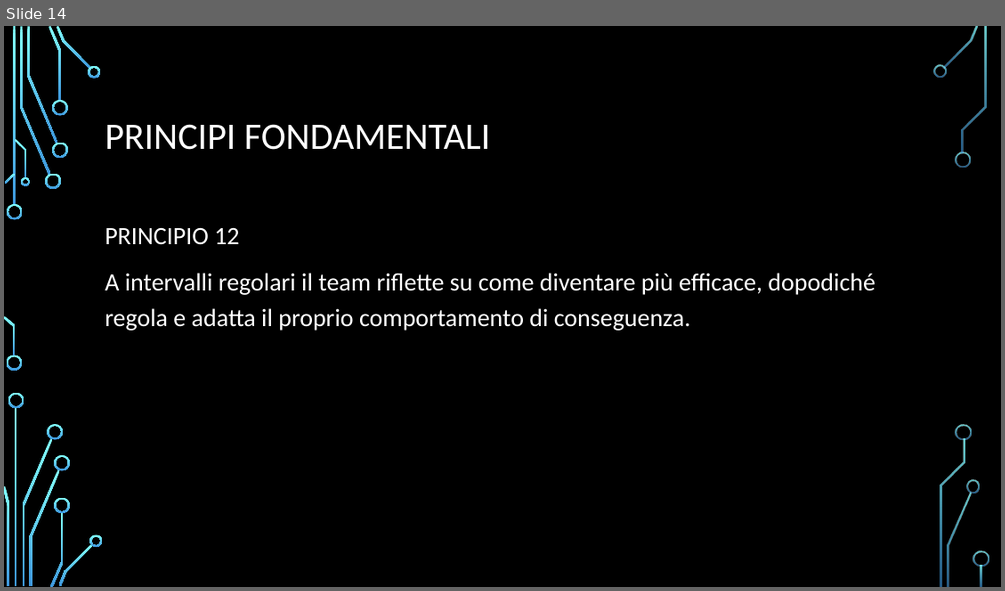
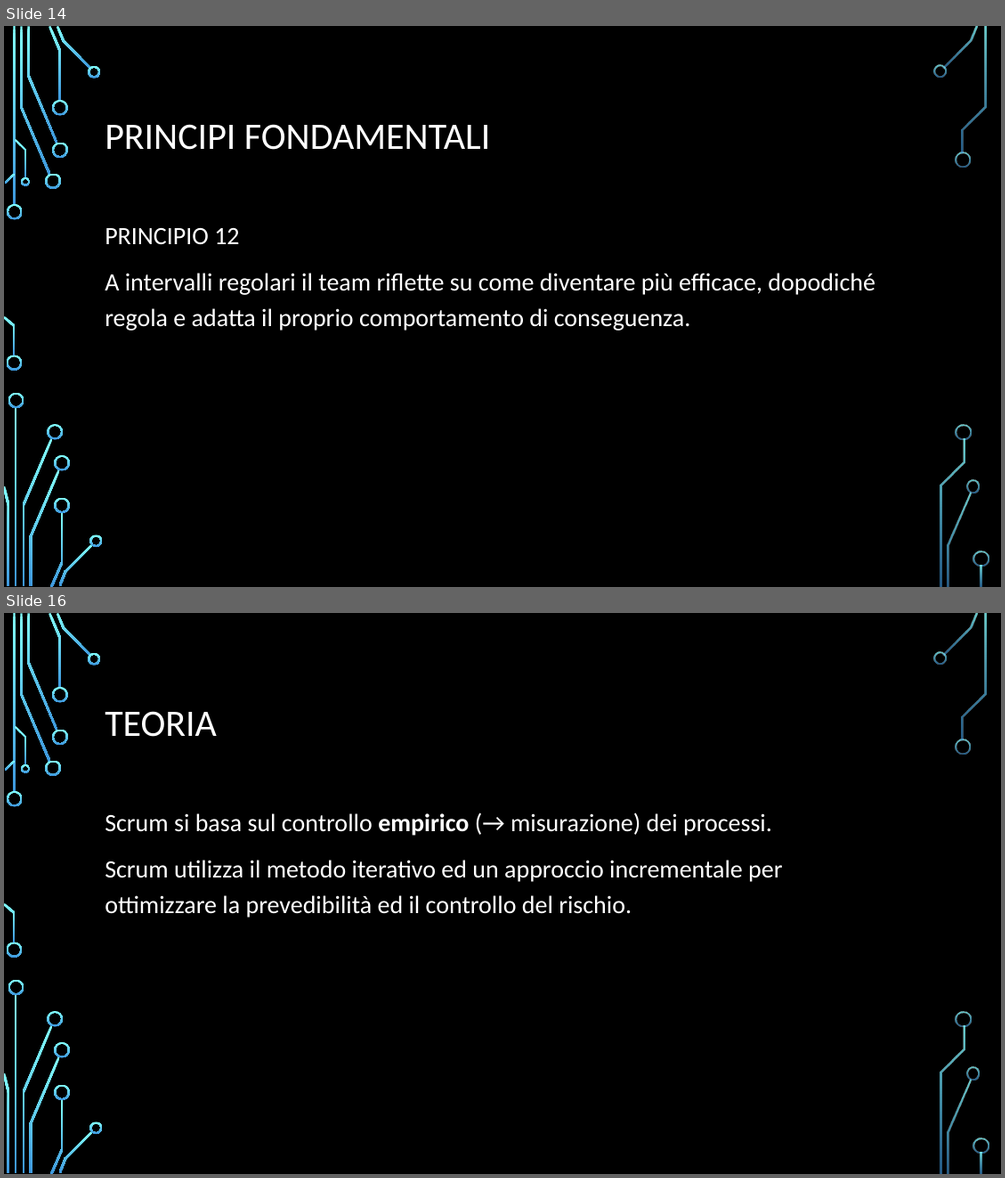
Before and after one commit to abruso/Agile, a slide deck: AGILE.pptx. Shown one above the other, each under a label of ours: slide 14 before the commit, slides 14 and 16 after it; the slides between them are not shown. The pictures are 1005x591 and 1005x1178 pixels, drawn with LibreOffice and Linux fonts; fonts in the diff are those of the drawing; background and template pictures are left out. Boxes give left, top, right and bottom in pixels: in the first picture for what was removed or moved away, otherwise in the second. Text is boxed around its words. In the diff, an @@ line names an element or a change of style, - is before the commit and + after.

Commit message:
Scrum
+ Scrum framework
+ pdf updated
+ read me updated

```diff
--- a/AGILE.pptx
+++ b/AGILE.pptx
@@ slide 16 added at <box>4,613,1001,1174</box>, background picture (left out); not listed: 36 template elements that a slide beside it also shows @@
@@ title added at <box>105,711,217,737</box>, 36 pt, text #FFFFFF @@
+TEORIA
@@ text added at <box>105,812,782,917</box>, 24 pt, text #FFFFFF @@
+Scrum si basa sul controllo empirico (→ misurazione) dei processi.
+Scrum utilizza il metodo iterativo ed un approccio incrementale per ottimizzare la prevedibilità ed il controllo del rischio.
```
Also in this commit, not shown: 2 slides changed, 3 other slides added, 2 other files.
